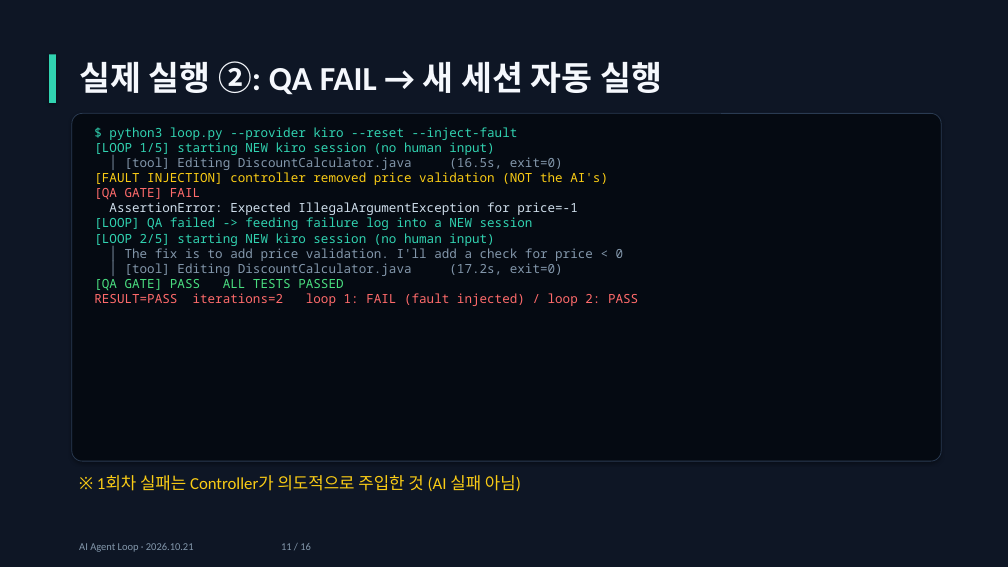
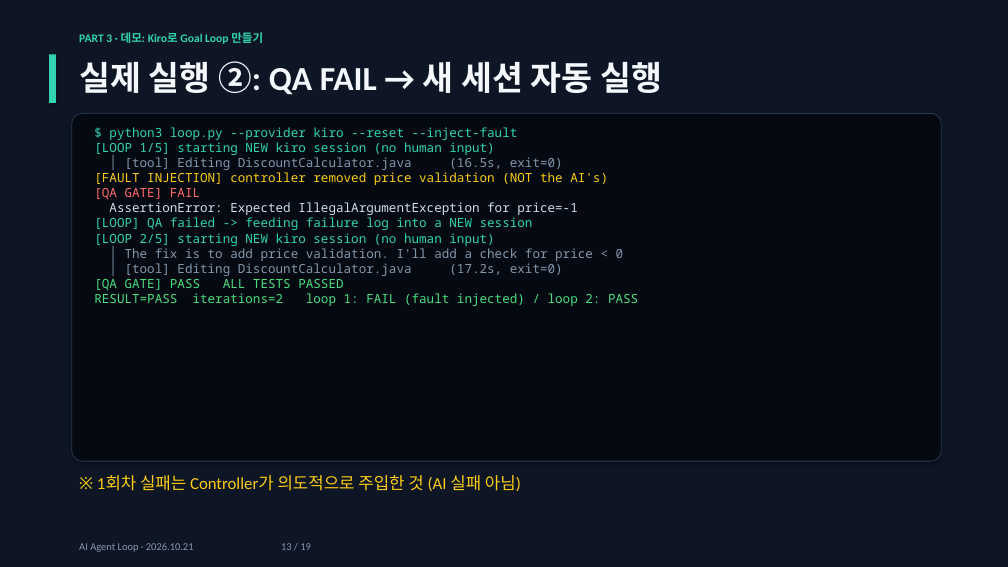
Before and after one commit to jaewon-i/kiro-agent-loop-demo, a slide deck: slide 13 of docs/AI_Agent_Loop.pptx (slide 11 before the commit). Drawn at 1008x567 pixels with LibreOffice and Linux fonts; fonts in the diff are those of the drawing. Boxes give left, top, right and bottom in pixels: in the first picture for what was removed or moved away, otherwise in the second. Text is boxed around its words. In the diff, an @@ line names an element or a change of style, - is before the commit and + after.

```diff
--- a/docs/AI_Agent_Loop.pptx
+++ b/docs/AI_Agent_Loop.pptx
@@ text added at (79,32,263,44), 11 pt, text #31D3B1, bold @@
+PART 3 · 데모: Kiro로 Goal Loop 만들기
@@ text at (94,293,638,306): text colour #FF6B6B to #4ADE80 in "RESULT=PASS iterations=2 loop 1: FAIL (fault injected) ..." @@
```
Also in this commit, not shown: 10 other slides changed, 8 slides added, 5 slides removed.
